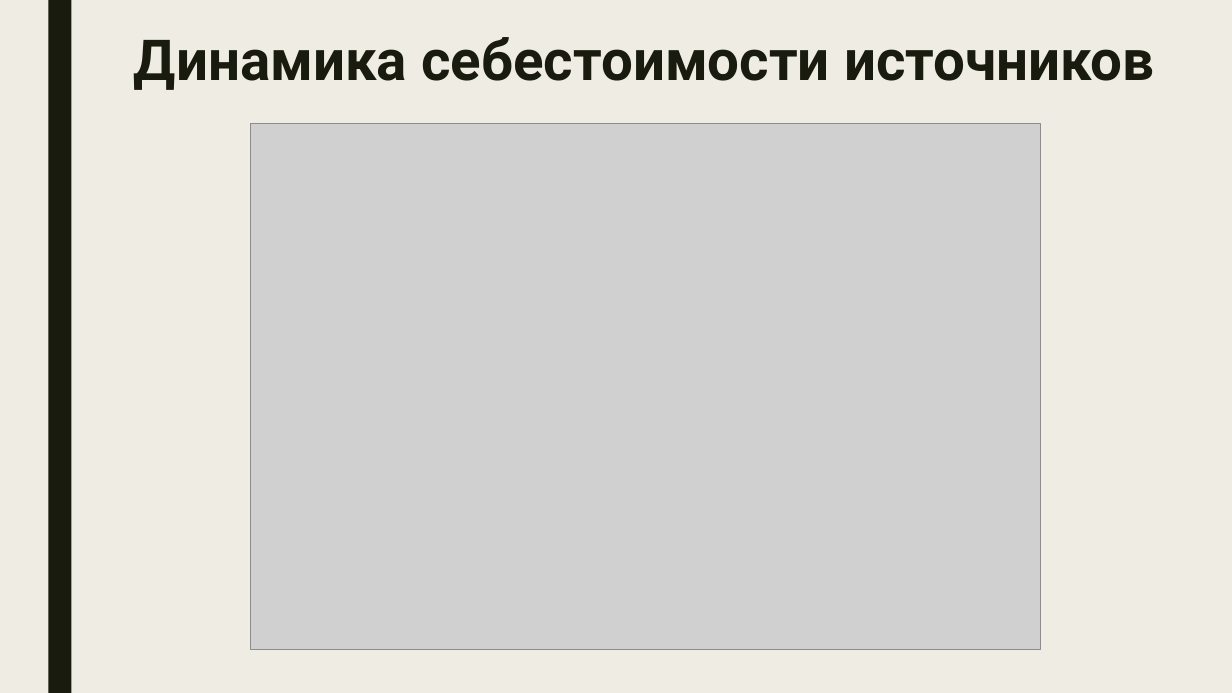
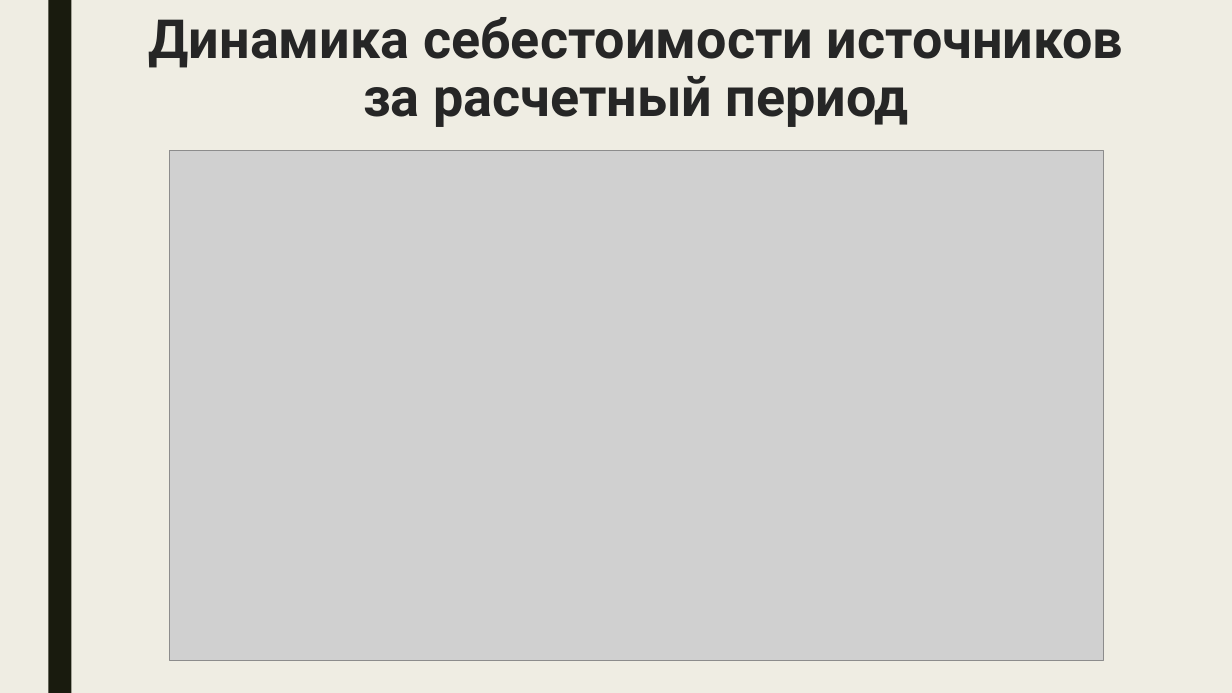
Before and after one commit to IAmSerepok/DataFromVariousSources, a slide deck: slide 6 of speech/presentation.pptx. Drawn at 1232x693 pixels with LibreOffice and Linux fonts; fonts in the diff are those of the drawing; grey boxes stand for pictures. Boxes give left, top, right and bottom in pixels: in the first picture for what was removed or moved away, otherwise in the second. Text is boxed around its words. In the diff, an @@ line names an element or a change of style, - is before the commit and + after.

```diff
--- a/speech/presentation.pptx
+++ b/speech/presentation.pptx
@@ text "Динамика себестоимости источников": place and size @@
-text "Динамика себестоимости источников" at <box>134,37,1155,90</box>
+text "Динамика себестоимости источников" at <box>149,17,1124,127</box>
@@ text at <box>149,17,1124,68</box>: size 44 to 42 pt, text colour #191B0E to #262626 in "Динамика себестоимости источников" @@
@@ text at <box>363,76,909,127</box>: paragraph added @@
+за расчетный период
@@ picture: place and size @@
-picture at <box>250,123,1041,650</box>
+picture at <box>169,151,1104,660</box>
```
Also in this commit, not shown: 1 other slide changed, 2 slides added, 4 other files.
